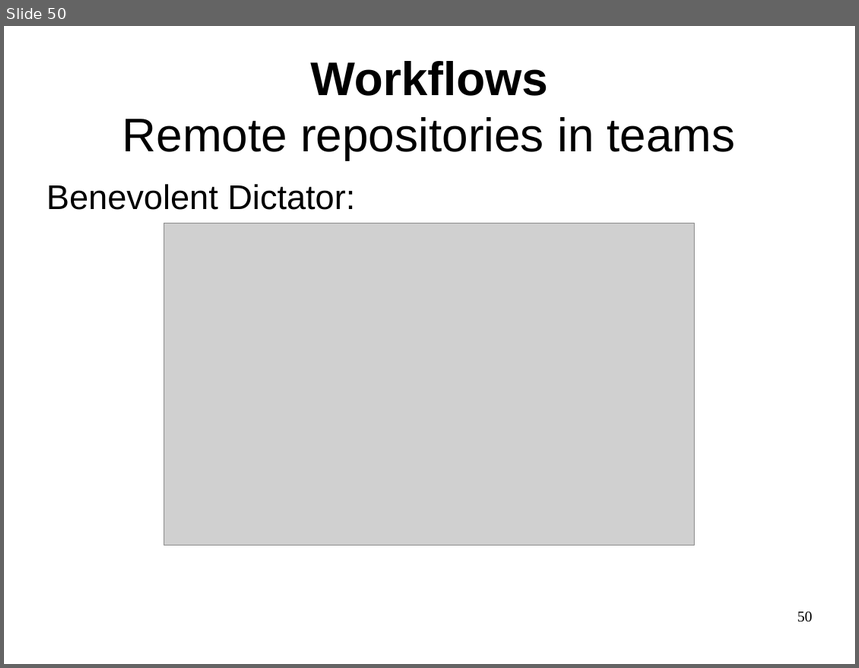
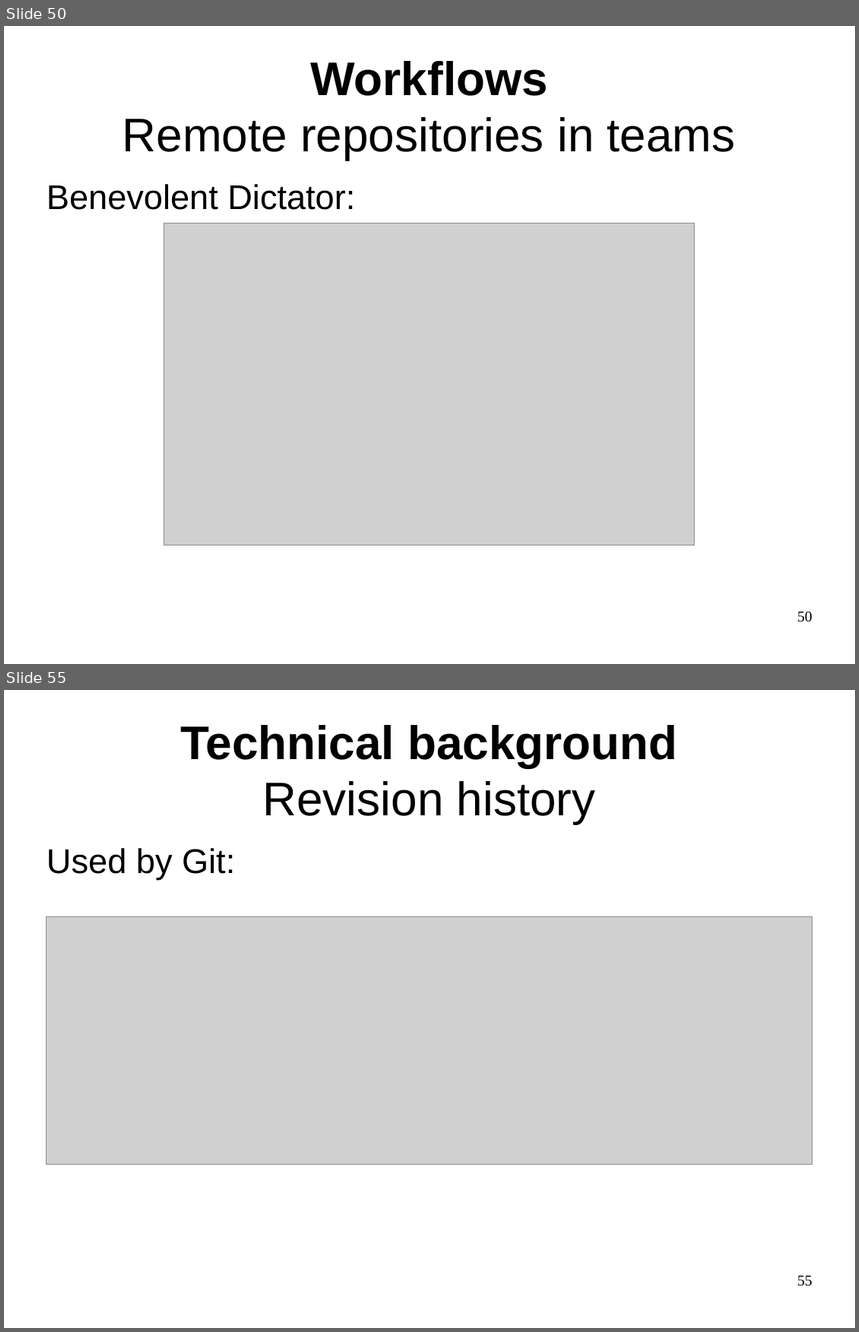
Before and after one commit to philpackmohr/git-paper, a slide deck: git-presentation.odp. Shown one above the other, each under a label of ours: slide 50 before the commit, slides 50 and 55 after it; the slides between them are not shown. The pictures are 859x668 and 859x1332 pixels, drawn with LibreOffice and Linux fonts; fonts in the diff are those of the drawing; grey boxes stand for pictures. Boxes give left, top, right and bottom in pixels: in the first picture for what was removed or moved away, otherwise in the second. Text is boxed around its words. In the diff, an @@ line names an element or a change of style, - is before the commit and + after.

```diff
--- a/git-presentation.odp
+++ b/git-presentation.odp
@@ slide 55 added at (4,690,855,1328), background #FFFFFF @@
@@ title added at (180,725,677,825), 44 pt, text #000000, bold @@
+Technical background
+Revision history
@@ text added at (47,848,235,880), 32 pt, text #000000 @@
+Used by Git:
@@ picture added at (47,917,813,1165) @@
@@ page number added at (797,1276,813,1287), 14 pt, text #000000 @@
+55
```
Also in this commit, not shown: 16 other slides added.
